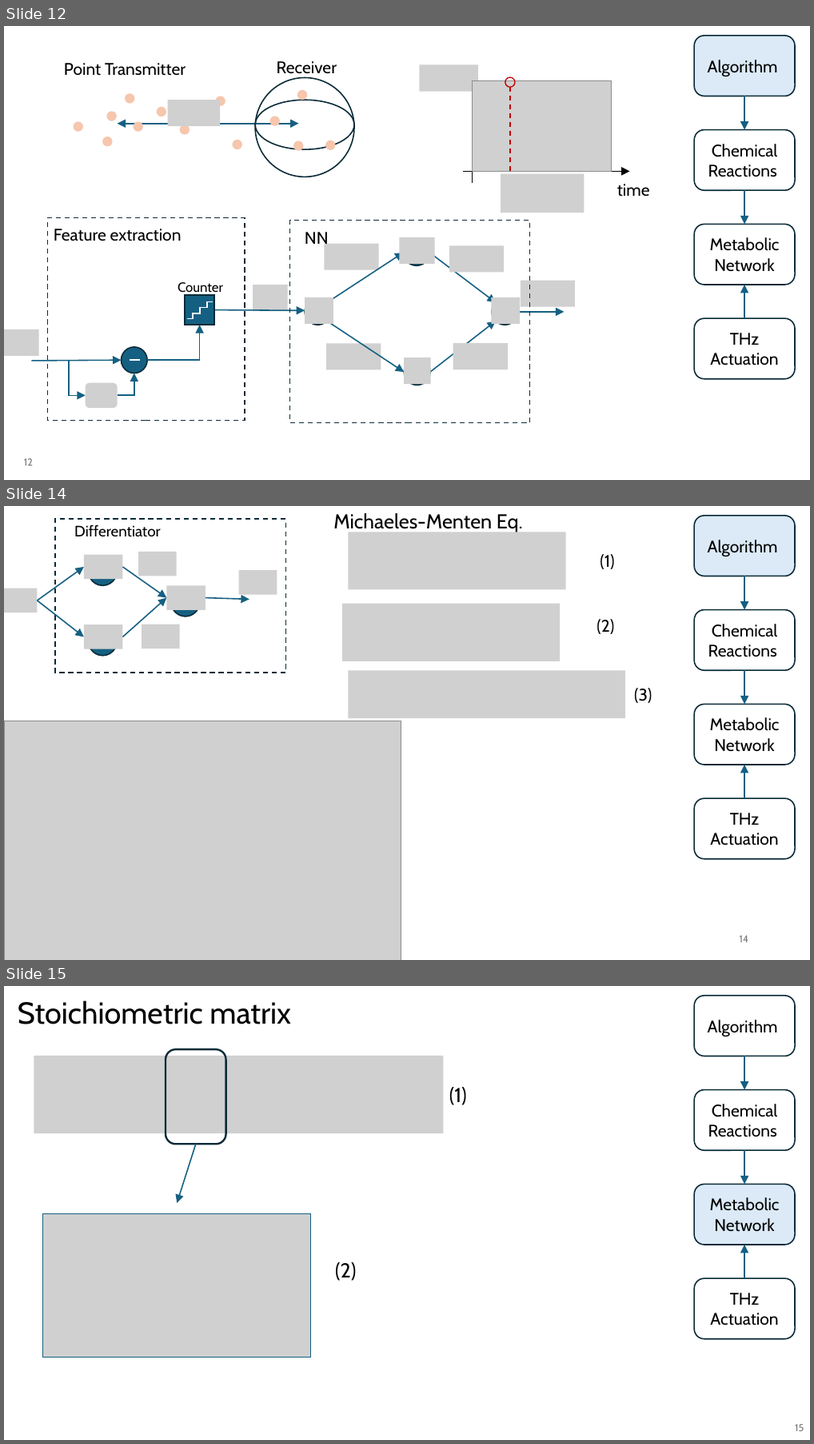
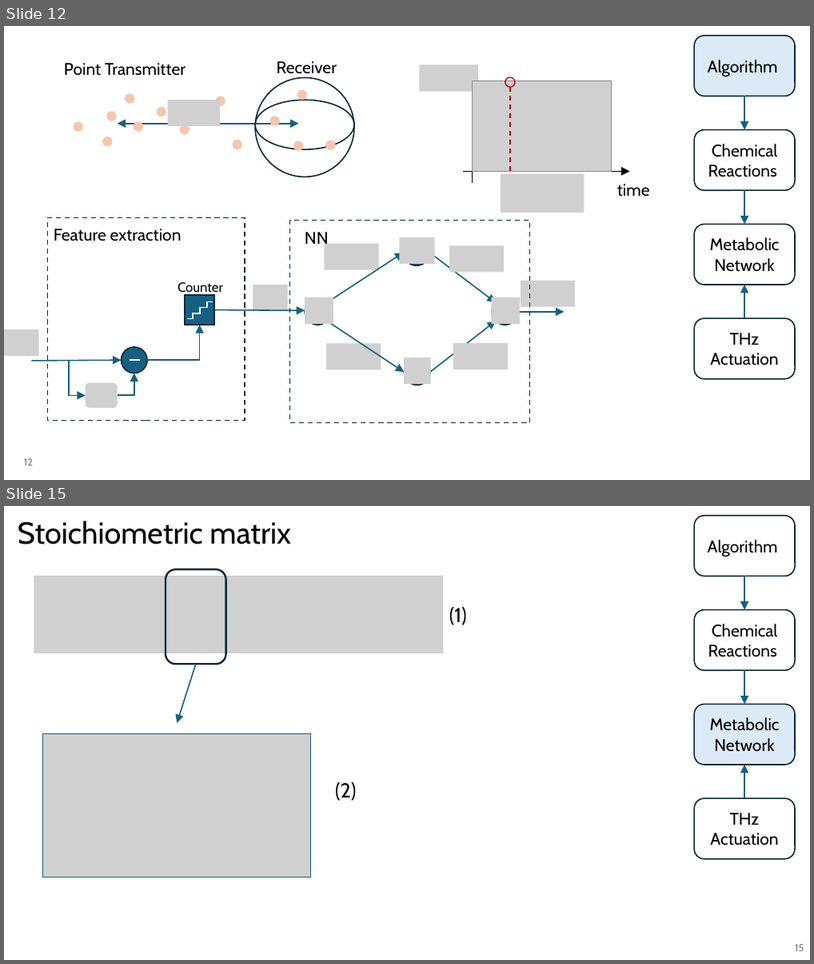
Before and after one commit to tkn-tub/bioelectrodynamics, a slide deck: slides/slides.pptx. Shown one above the other, each under a label of ours: slides 12, 14 and 15 before the commit, slides 12 and 15 after it; the slides between them are not shown. The pictures are 814x1444 and 814x964 pixels, drawn with LibreOffice and Linux fonts; fonts in the diff are those of the drawing; grey boxes stand for pictures. Boxes give left, top, right and bottom in pixels: in the first picture for what was removed or moved away, otherwise in the second. Text is boxed around its words. In the diff, an @@ line names an element or a change of style, - is before the commit and + after.

```diff
--- a/slides/slides.pptx
+++ b/slides/slides.pptx
@@ slide 14 removed at bbox=[4, 506, 810, 960], background #FFFFFF @@
@@ text removed at bbox=[334, 513, 523, 533] @@
-Michaeles-Menten Eq.
@@ rounded rectangle removed at bbox=[695, 516, 796, 576] @@
-Algorithm
@@ picture removed at bbox=[348, 532, 566, 589] @@
@@ text removed at bbox=[600, 554, 614, 569] @@
-(1)
@@ arrow removed from (745, 576) to (745, 610) @@
@@ group removed at bbox=[4, 519, 286, 672]: 7 pictures, 5 arrows, 3 ellipses, 1 rectangle, 1 text @@
-Differentiator
@@ picture removed at bbox=[342, 604, 560, 661] @@
@@ text removed at bbox=[597, 619, 614, 634] @@
-(2)
@@ rounded rectangle removed at bbox=[695, 610, 796, 671] @@
-Chemical Reactions
@@ picture removed at bbox=[348, 671, 626, 718] @@
@@ arrow removed from (745, 671) to (745, 704) @@
@@ text removed at bbox=[634, 688, 652, 703] @@
-(3)
@@ picture removed at bbox=[4, 720, 402, 960] @@
@@ rounded rectangle removed at bbox=[695, 704, 796, 764] @@
-Metabolic Network
@@ arrow removed from (745, 798) to (745, 764) @@
@@ rounded rectangle removed at bbox=[695, 798, 796, 859] @@
-THz Actuation
@@ page number removed at bbox=[740, 935, 749, 942] @@
-14
```
Also in this commit, not shown: 4 slides changed, 1 slide added, 6 other files.
